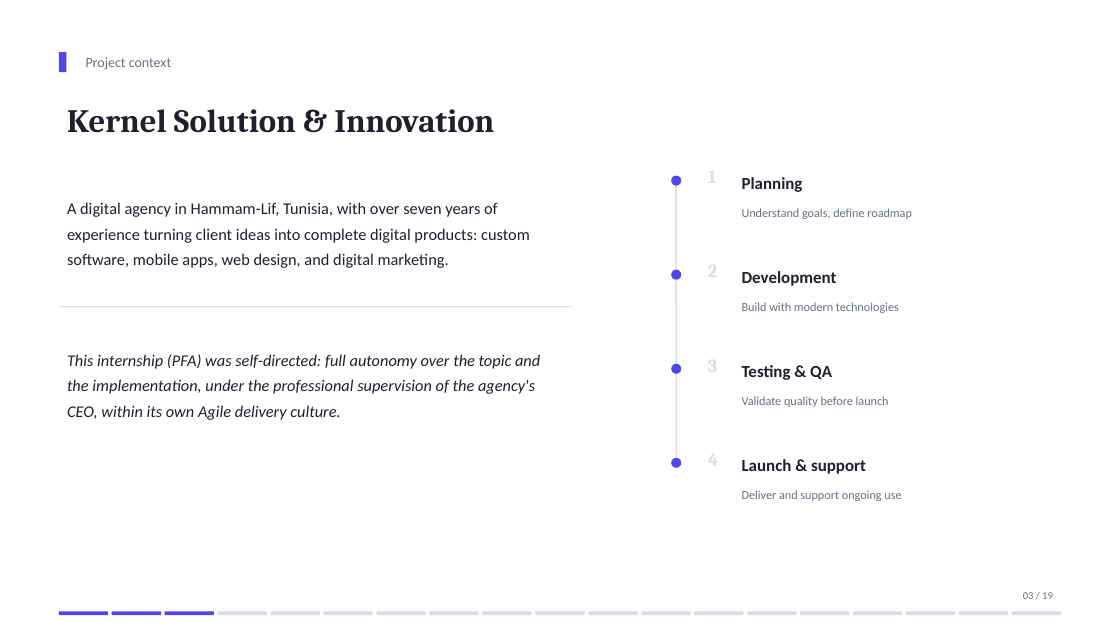
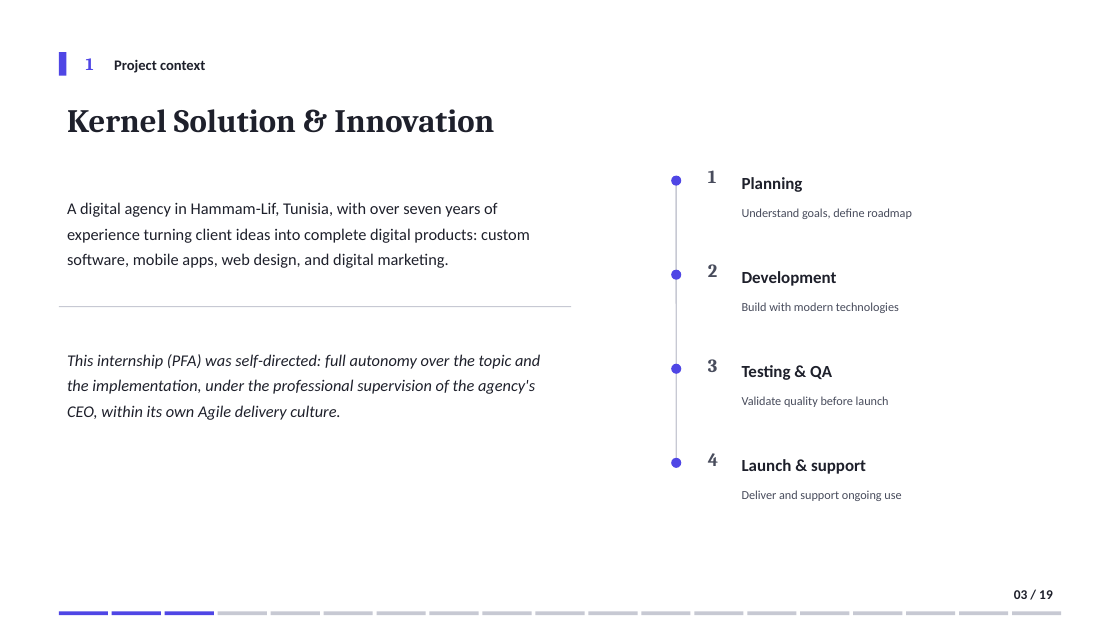
Before and after one commit to domdomxy/synkro, a slide deck: slide 3 of Synkro_PFA_Defense.pptx. Drawn at 1120x630 pixels with LibreOffice and Linux fonts; fonts in the diff are those of the drawing. Boxes give left, top, right and bottom in pixels: in the first picture for what was removed or moved away, otherwise in the second. Text is boxed around its words. In the diff, an @@ line names an element or a change of style, - is before the commit and + after.

```diff
--- a/Synkro_PFA_Defense.pptx
+++ b/Synkro_PFA_Defense.pptx
@@ rectangle: place and size @@
-rectangle at [59, 52, 66, 72]
+rectangle at [59, 52, 66, 76]
@@ text added at [86, 58, 94, 70], 15 pt, text #4F46E5, bold @@
+1
@@ text "Project context": place and size @@
-text "Project context" at [86, 57, 171, 70]
+text "Project context" at [114, 60, 205, 73]
@@ text "Project context" at [114, 60, 205, 73]: size 12 to 12.5 pt, text colour #6B7080 to #1E202B, bold on @@
@@ text added at [708, 170, 717, 183], 16 pt, text #484C5C, bold @@
+1
@@ line (676, 181) - (676, 463): stroke #DBDCE3 1.25 pt to #C7C9D3 1.25 pt @@
@@ text added at [708, 264, 717, 277], 16 pt, text #484C5C, bold @@
+2
@@ line (59, 307) - (571, 307): stroke #DBDCE3 1 pt to #C7C9D3 1 pt @@
@@ text added at [708, 359, 717, 372], 16 pt, text #484C5C, bold @@
+3
@@ text added at [708, 453, 718, 466], 16 pt, text #484C5C, bold @@
+4
@@ text colour #6B7080 to #484C5C in 4 elements at [742, 208, 912, 219], [742, 302, 899, 313], [742, 396, 889, 407], [742, 490, 901, 501] @@
@@ text "03 / 19": place and size @@
-text "03 / 19" at [1023, 592, 1053, 599]
+text "03 / 19" at [1014, 590, 1053, 599]
@@ text "03 / 19" at [1014, 590, 1053, 599]: size 9 to 11.5 pt, text colour #6B7080 to #1E202B, bold on @@
@@ fill #DBDCE3 to #C7C9D3 in 16 elements at [218, 612, 267, 615], [271, 612, 320, 615], [323, 612, 373, 615], [376, 612, 426, 615], [429, 612, 479, 615], [482, 612, 532, 615], [535, 612, 585, 615], [588, 612, 638, 615], [641, 612, 691, 615], [695, 612, 744, 615], [748, 612, 797, 615], [801, 612, 850, 615], [854, 612, 903, 615], [907, 612, 956, 615], [960, 612, 1009, 615], [1012, 612, 1062, 615] @@
```
Also in this commit, not shown: 18 other slides changed, 2 other files.
